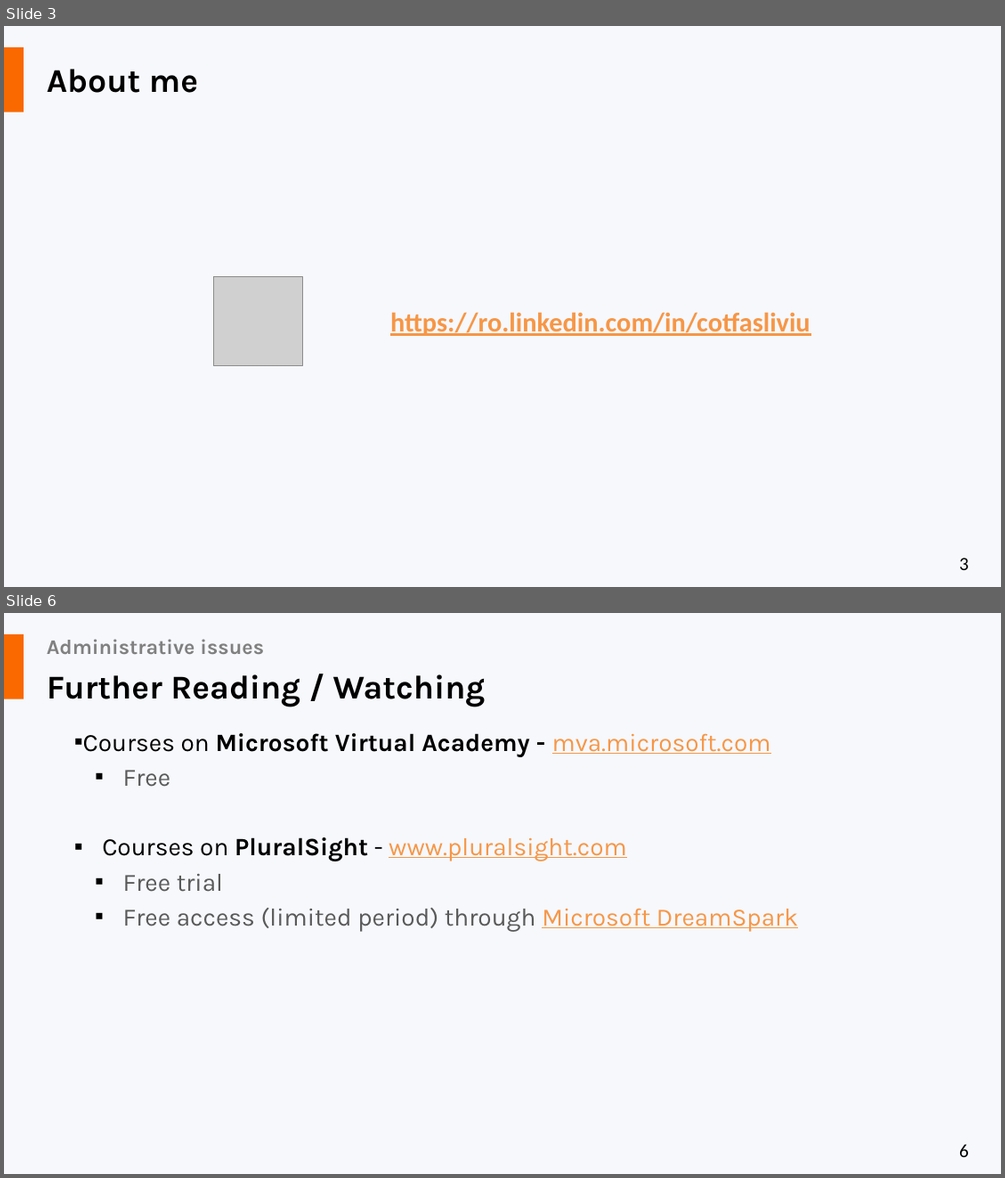
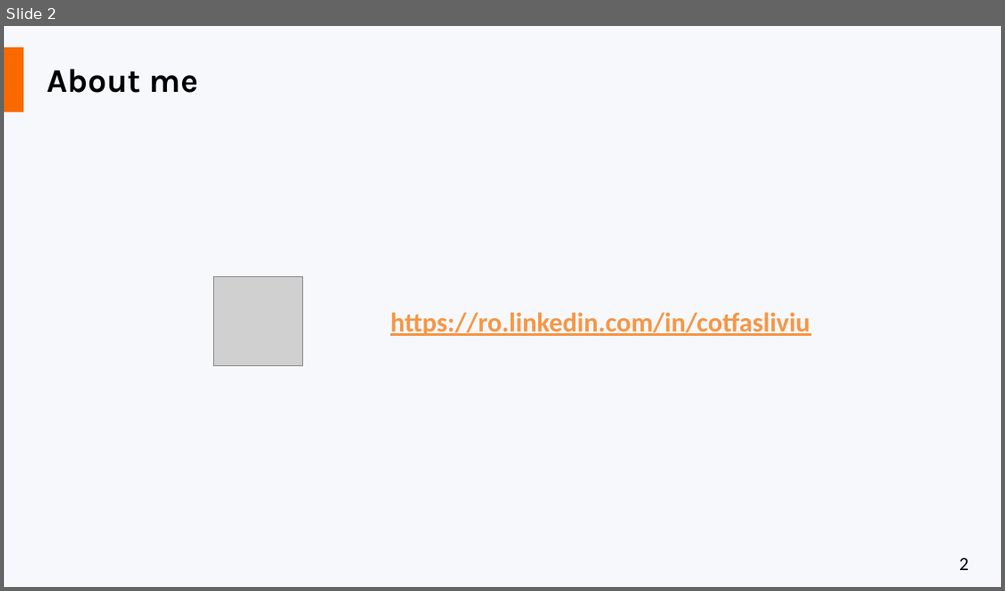
Before and after one commit to liviucotfas/ase-web-and-cloud-applications-security, a slide deck: Presentation Microsoft Azure.pptx. Shown one above the other, each under a label of ours: slides 3 and 6 before the commit, slide 2 after it; the slides between them are not shown. The pictures are 1005x1178 and 1005x591 pixels, drawn with LibreOffice and Linux fonts; fonts in the diff are those of the drawing; grey boxes stand for pictures. Boxes give left, top, right and bottom in pixels: in the first picture for what was removed or moved away, otherwise in the second. Text is boxed around its words. In the diff, an @@ line names an element or a change of style, - is before the commit and + after.

```diff
--- a/Presentation Microsoft Azure.pptx
+++ b/Presentation Microsoft Azure.pptx
@@ slide 6 removed at [4, 613, 1001, 1174], background #F6F8FC; not listed: 2 template elements that a slide beside it also shows @@
@@ title removed at [47, 639, 264, 654] @@
-Administrative issues
@@ text removed at [47, 674, 485, 707] @@
-Further Reading / Watching
@@ text removed at [83, 733, 798, 931] @@
-▪ Courses on Microsoft Virtual Academy - mva.microsoft.com
-  ▪ Free
-▪ Courses on PluralSight - www.pluralsight.com
-  ▪ Free trial
-  ▪ Free access (limited period) through Microsoft DreamSpark
@@ what was slide 3 is now slide 2 @@
@@ page number at [959, 557, 969, 570]: text changed @@
-3
+2
```
Also in this commit, not shown: 9 slides added, 73 other slides removed.
